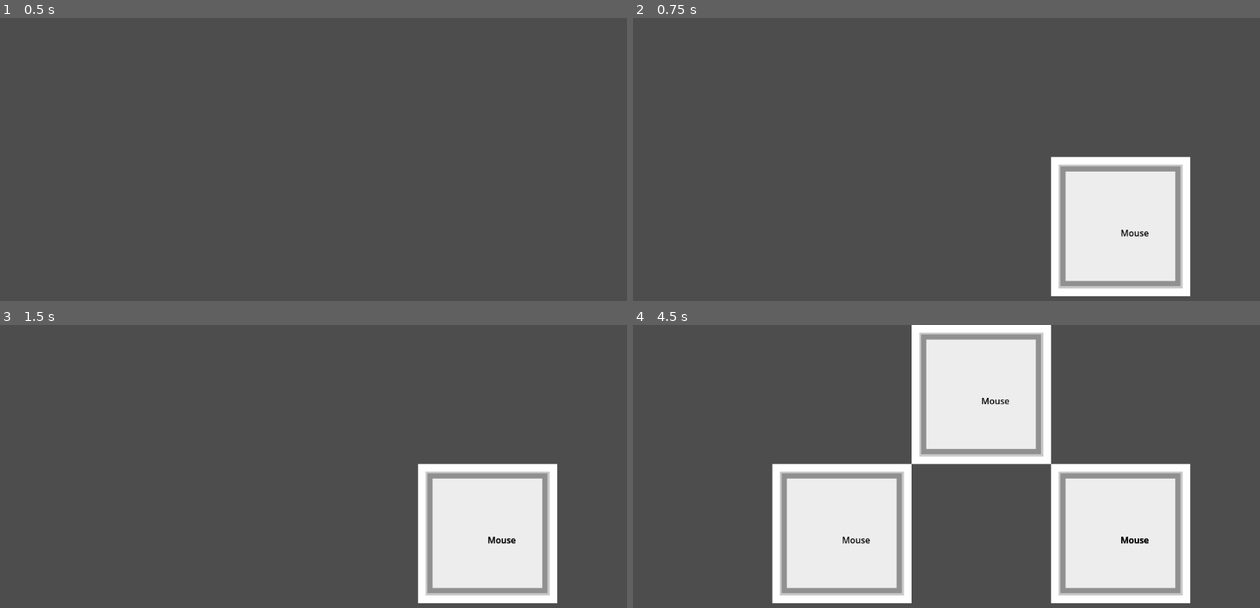
Above: before the commit, frames 1-4 (two rows, left to right).
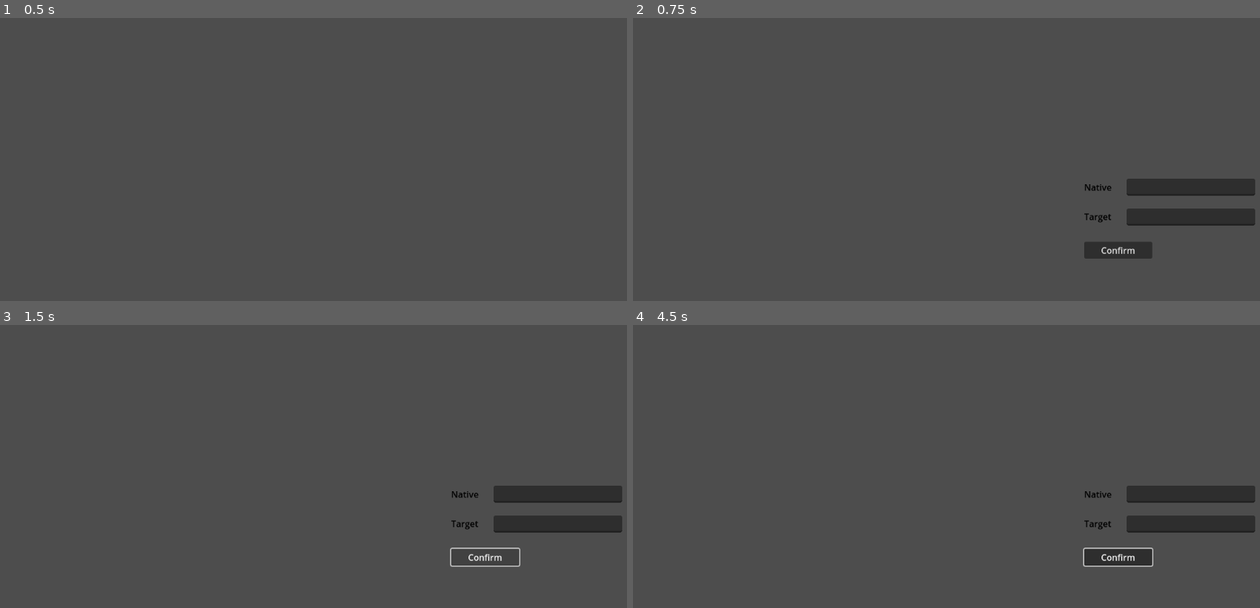
Above: after the commit, the same moments.

Repository: koljapluemer/vocab-city
Game: Godot game, scene res://scenes/map.tscn
Same seed, same stepped clock (60 frames per second), same inputs: the game is played once before the commit and once after it.
Inputs (mouse positions are in pixels of both pictures, inside the frame that each line leads up to):
- Up to frame 1 (0.5 s): no input
- Up to frame 2 (0.75 s): tap Enter at 0.5 s; move the mouse to (1084, 176) at 0.52 s; click (1084, 176) at 0.6 s
- Up to frame 3 (1.5 s): click (482, 557) at 1.25 s, where only the run after the commit has a clickable "Confirm"
- Up to frame 4 (4.5 s): click (1115, 557) at 2 s, where only the run after the commit has a clickable "Confirm"; click (1115, 557) at 2.75 s, where only the run after the commit has a clickable "Confirm"; tap Space at 3.5 s; move the mouse to (821, 517) at 3.52 s; click (821, 517) at 3.6 s; tap Enter at 4.25 s; move the mouse to (1009, 424) at 4.27 s; click (1009, 424) at 4.35 s

Frame 1 is identical in both runs. In frame 2, 12% of the frame differs, in the area x 66-100%, y 49-99%; in frame 3, 12%; in frame 4, 34%, in the area x 22-100%, y 0-99%.

Commit message:
make sure dialog is opened only once

Diff:
--- a/scenes/map.gd
+++ b/scenes/map.gd
@@ -1,7 +1,10 @@
 extends TileMap
 
 var targetLabelPrefab = load("res://scenes/prefabs/TargetLabel.tscn")
+var dialogPrefab = load("res://scenes/prefabs/NewWordDialog.tscn")
 var vocabs = []
+
+var editModeActive = false
 
 func _ready():
 	load_vocabs()
@@ -9,17 +12,32 @@
 
 func _physics_process(_delta):
 	if (Input.is_action_just_pressed("mb_left")):
-		add_vocab_node("Maus", "Mouse", get_global_mouse_position().x, get_global_mouse_position().y)
-		save_vocabs()
+		if !editModeActive:
+			editModeActive = true
+			#add_vocab_node("Maus", "Mouse", get_global_mouse_position().x, get_global_mouse_position().y)
+
+			open_dialog(get_global_mouse_position().x, get_global_mouse_position().y)
+			save_vocabs()
+
+func open_dialog(x, y):
+	var dialog = dialogPrefab.instantiate()
+	dialog.set_position(Vector2(x, y))
+	add_child(dialog)
 
 func add_vocab_node(native_word, target_word, x, y):
+	var mapPos = local_to_map(Vector2(x, y))
+
+	# skip if tile is already occupied
+	if get_cell_tile_data(0, mapPos):
+		print("location occupied")
+		return
 	var vocab = Vocab.new(native_word, target_word, x, y)
 	vocabs.append(vocab)
 
+	set_cell(0, mapPos, 0, Vector2(0,0))
+
 	var targetLabel = targetLabelPrefab.instantiate()
-	var mapPos = local_to_map(get_global_mouse_position())
 	var textPos = map_to_local(mapPos)
-	set_cell(0, mapPos, 0, Vector2(0,0))
 	targetLabel.set_position(textPos)
 	targetLabel.text = vocab.target_word
 	add_child(targetLabel)
--- a/scenes/prefabs/NewWordDialog.tscn
+++ b/scenes/prefabs/NewWordDialog.tscn
@@ -1,6 +1,7 @@
 [gd_scene format=3 uid="uid://spcixtkw7uxx"]
 
 [node name="NewWordDialog" type="Panel"]
+z_index = 10
 anchors_preset = -1
 anchor_right = 0.119
 anchor_bottom = 0.131
@@ -12,6 +13,7 @@
 offset_top = 8.0
 offset_right = 51.0
 offset_bottom = 31.0
+theme_override_colors/font_color = Color(0, 0, 0, 1)
 text = "Native"
 
 [node name="Label2" type="Label" parent="."]
@@ -19,18 +21,26 @@
 offset_top = 62.0
 offset_right = 51.0
 offset_bottom = 85.0
+theme_override_colors/font_color = Color(0, 0, 0, 1)
 text = "Target"
 
-[node name="LineEdit" type="LineEdit" parent="."]
+[node name="EditNative" type="LineEdit" parent="."]
 layout_mode = 0
 offset_left = 78.0
 offset_top = 4.0
 offset_right = 314.0
 offset_bottom = 35.0
 
-[node name="LineEdit2" type="LineEdit" parent="."]
+[node name="EditTarget" type="LineEdit" parent="."]
 layout_mode = 0
 offset_left = 78.0
 offset_top = 59.0
 offset_right = 314.0
 offset_bottom = 90.0
+
+[node name="ButtonConfirm" type="Button" parent="."]
+layout_mode = 0
+offset_top = 120.0
+offset_right = 125.0
+offset_bottom = 151.0
+text = "Confirm"
